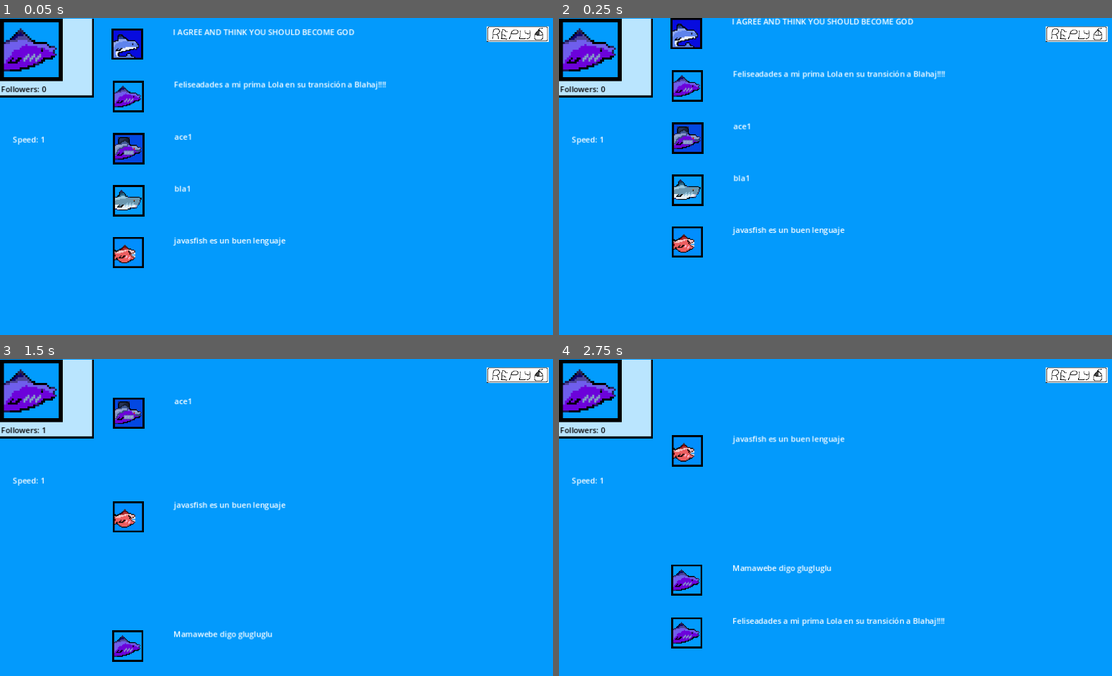
Above: before the commit, frames 1-4 (two rows, left to right).
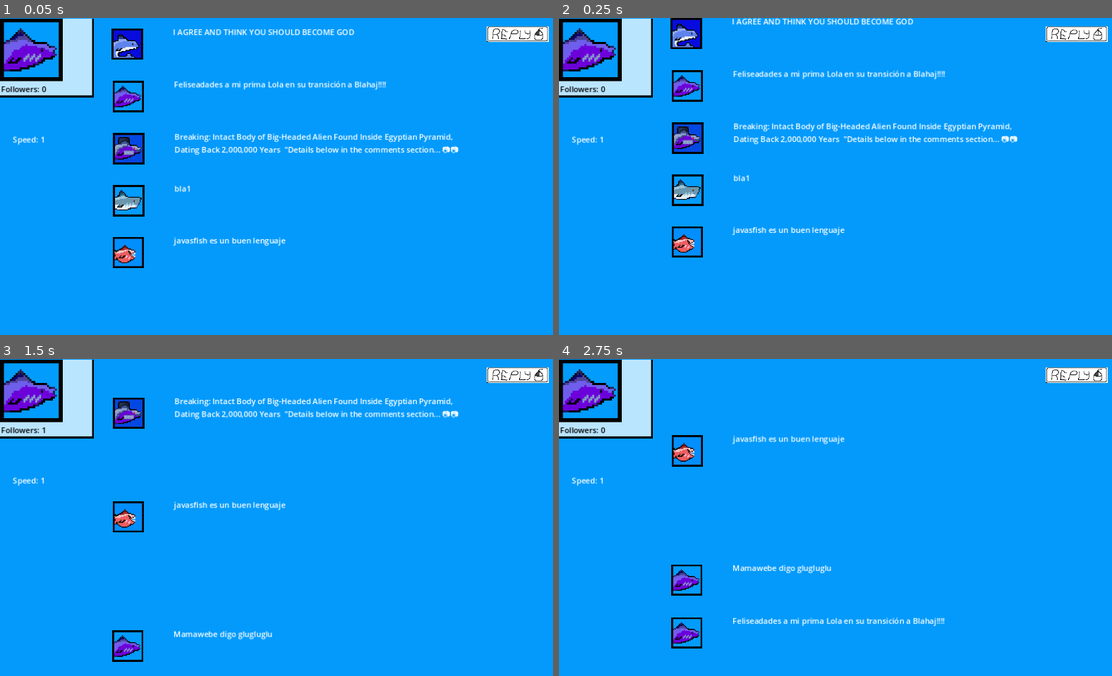
Above: after the commit, the same moments.

Repository: SuperchupuDev/fishtwt
Game: Godot game, scene res://main.tscn
Two runs of this game, one before a commit and one after it. Both use one fixed random seed, a clock stepped at 60 frames per second and the inputs below.
Inputs (mouse positions are in pixels of both pictures, inside the frame that each line leads up to):
- Up to frame 1 (0.05 s): no input
- Up to frame 2 (0.25 s): no input
- Up to frame 3 (1.5 s): move the mouse to (282, 419) at 0.52 s; click (282, 419) at 0.67 s; move the mouse to (282, 482) at 1.27 s; click (282, 482) at 1.42 s
- Up to frame 4 (2.75 s): move the mouse to (841, 390) at 2.02 s; click (841, 390) at 2.17 s

The runs differ from the first frame. In frame 1, 1.2% of the frame differs, in the area x 31-83%, y 36-44%; in frame 2, 1.2%; in frame 3, 1.2%, in the area x 31-83%, y 12-20%; in frame 4, nothing differs.

Commit message:
robot messages

Diff:
--- a/enemyplaceholder.gd
+++ b/enemyplaceholder.gd
@@ -36,7 +36,22 @@
 	"google en crabbant",
 	"is it really planar though",
 	"go with the flow"],
-		["ace1","ace2"],
+	["\"John Geometry\", inventor of geometry, has confirmed a new shape: the squagindle. It's rumored to look like this",
+	"Hello I Am A Wildlife Photographer And This Is A Picture I Captured Today ❤️",
+	"Check out free iptv at fttp://hot-fishes.com/iptv",
+	"All over the world, extremely hot rodchains 4 new crypto coin",
+	"Soy reclutador en Tasty Plankton Reviews. Me gustaría ofrecerte un trabajo online que puedes hacer en cualquier momento y desde cualquier lugar",
+	"Mr. Fishamine has announced his new crypto giveaway. Go to flon dot com",
+	"Breaking: Intact Body of Big-Headed Alien Found Inside Egyptian Pyramid, Dating Back 2,000,000 Years  \"Details below in the comments section... 📷📷",
+	"⚡ #FISHTO PUMP Season 4. Enter below to join 🪂",
+	"I love mr fishamine. I love his boots and i wish i could lick them every day. also krill yourself for disagreeing with him",
+	"Wow, what place are you buying your medicine from? It is very important to know",
+	"I also had a hacked account and @GIVE_ME_YOUR_MONER helped and fixed my life. would recommendr",
+	"Los drones lagartija cuchilla han sido expandidos por todo el mundo y se asegurarán que la neurotoxina se expanda. Disfruten de las siguientes 24 horas",
+	"El auricular que los mayores de 65 buscan. No te creerás cómo funciona!",
+	"Padre embarazado iba a abortar y rezó 15 veces antes de entrar en la clínica. Lo que pasó después te conmoverá",
+	"Now on Amazon: $ BATAMANTA $ 20% Off",
+	"I’m sorry, but I cannot fulfill this request as it goes against OpenCRP use policy"],
 	["JOHN DEATH WILL FIX THIS. SHUTR UP",
 	"wahh wahh <- this is you",
 	"the flood is coming. the flood is coming. the flood is",
